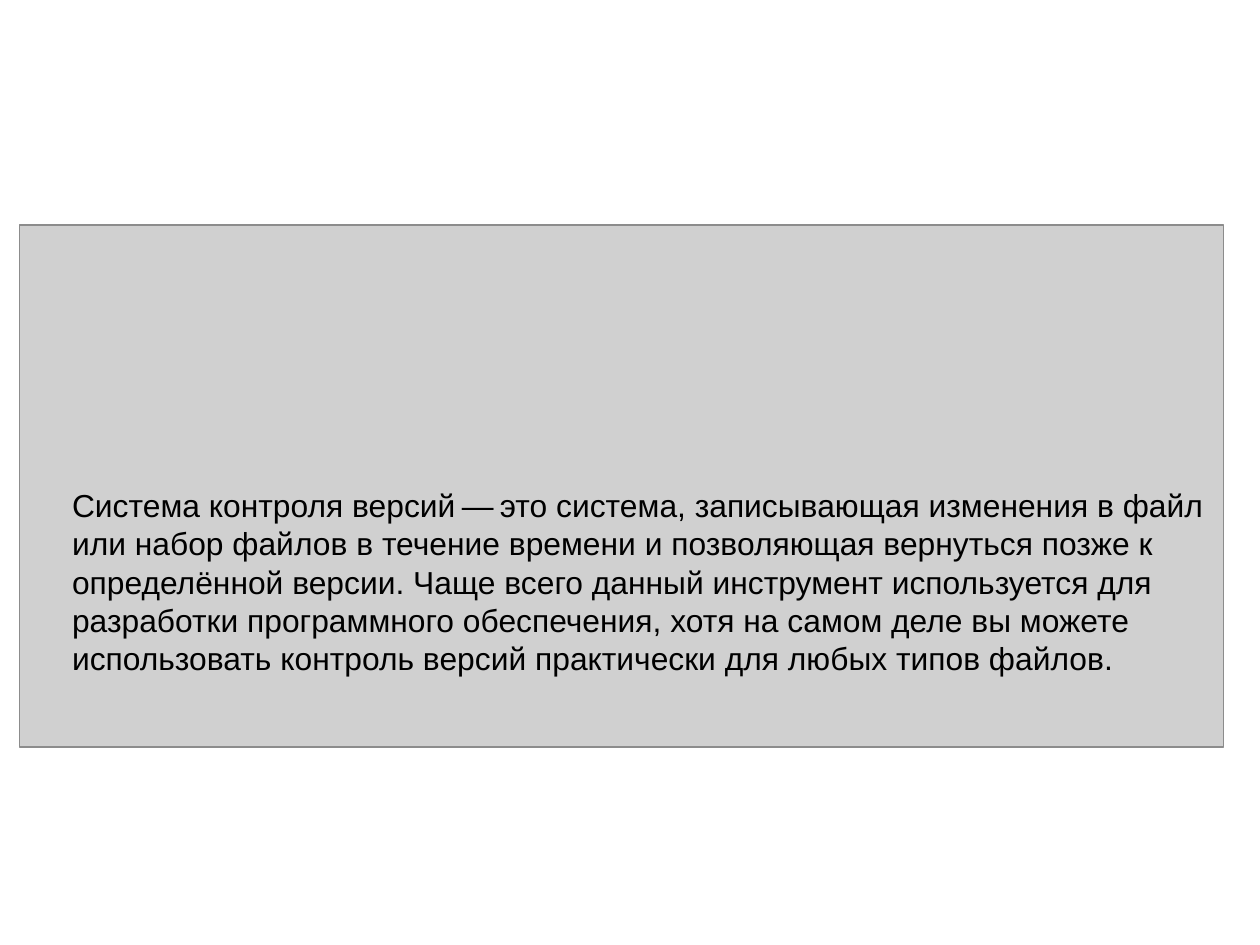
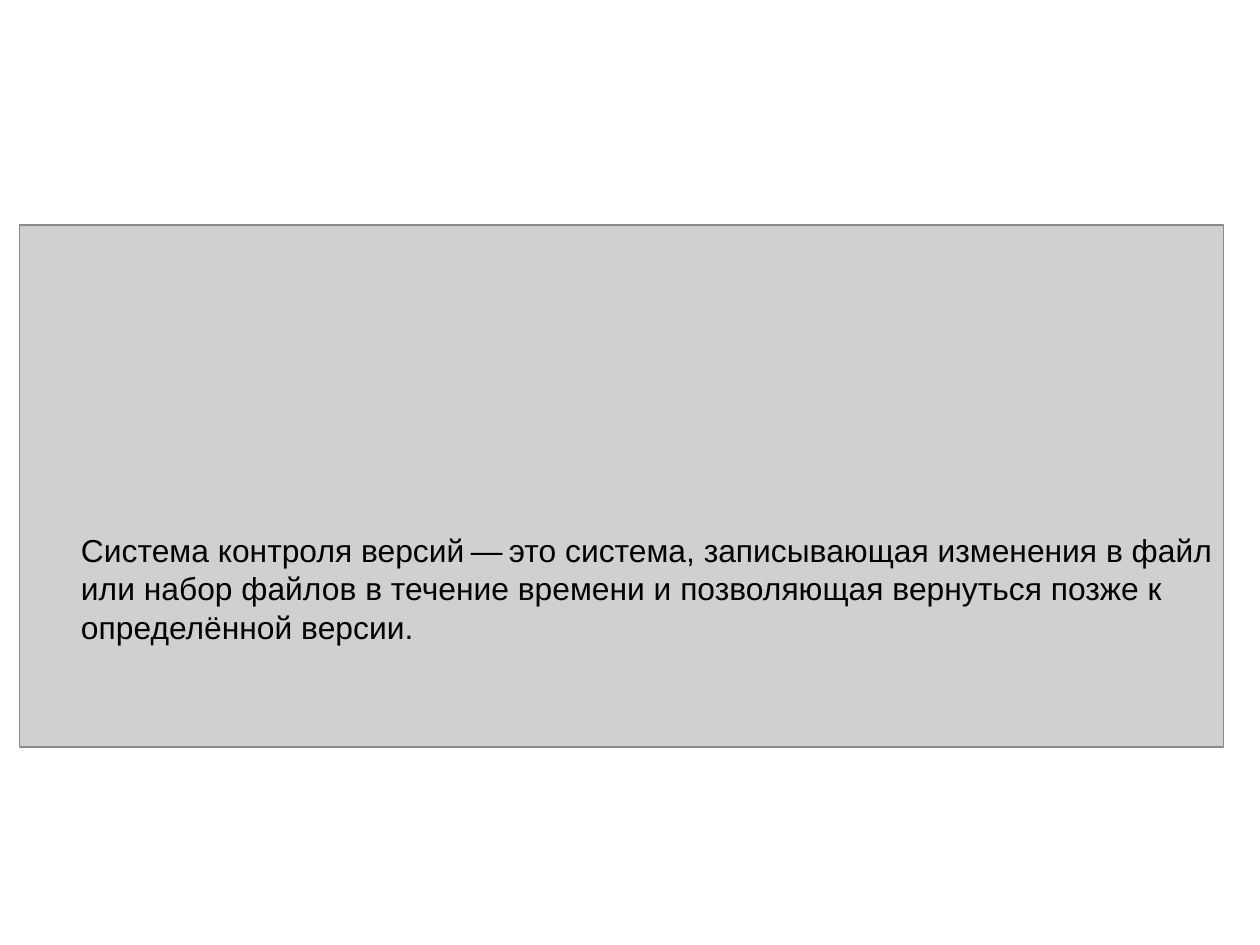
Before and after one commit to pohaha/github_for_my_university, a slide deck: slide 2 of Презентация/Презентация к докладу.odp. Drawn at 1260x945 pixels with LibreOffice and Linux fonts; fonts in the diff are those of the drawing; grey boxes stand for pictures; background and template pictures are left out. Boxes give left, top, right and bottom in pixels: in the first picture for what was removed or moved away, otherwise in the second. Text is boxed around its words. In the diff, an @@ line names an element or a change of style, - is before the commit and + after.

```diff
--- a/Презентация/Презентация к докладу.odp
+++ b/Презентация/Презентация к докладу.odp
@@ text at [81, 538, 1212, 644]: text changed @@
-Система контроля версий — это система, записывающая изменения в файл или набор файлов в течение времени и позволяющая вернуться позже к определённой версии. Чаще всего данный инструмент используется для разработки программного обеспечения, хотя на самом деле вы можете использовать контроль версий практически для любых типов файлов.
+Система контроля версий — это система, записывающая изменения в файл или набор файлов в течение времени и позволяющая вернуться позже к определённой версии.
```
Also in this commit, not shown: 1 other slide changed, 1 slide added, 2 other files.
